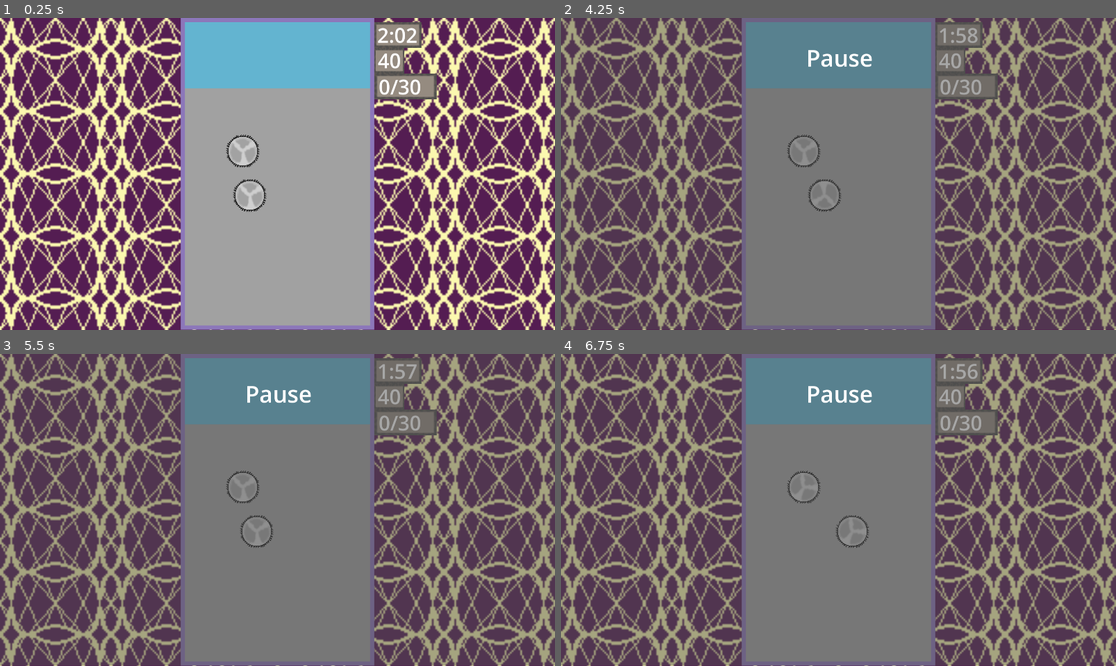
Above: before the commit, frames 1-4 (two rows, left to right).
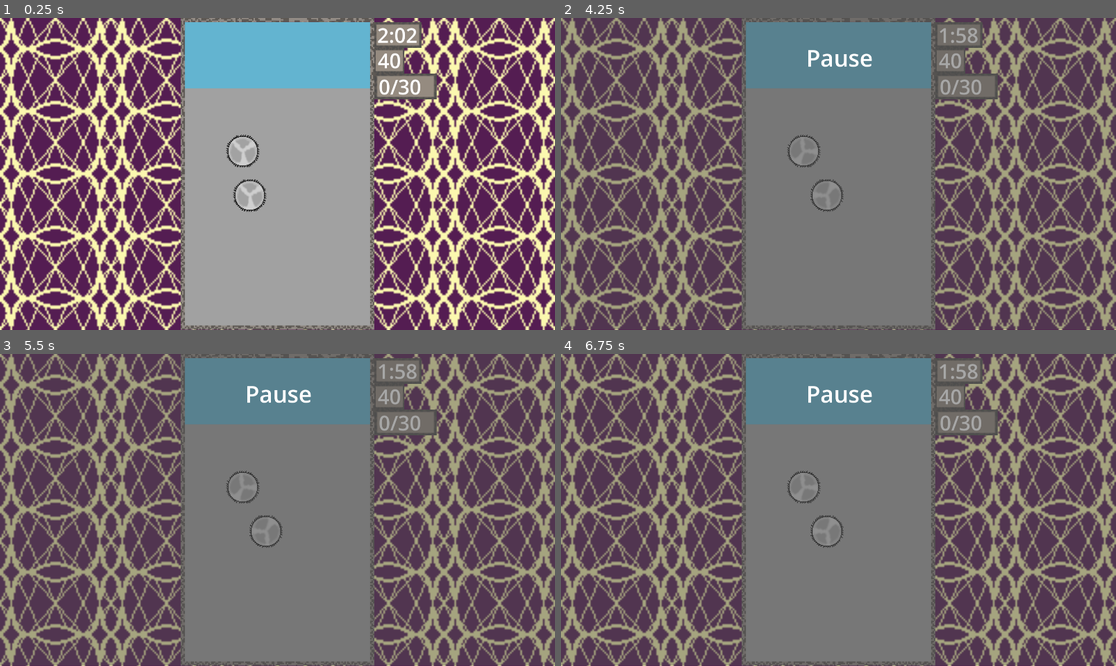
Above: after the commit, the same moments.

Repository: Awesomeness7/UNC-24-Fall-Jam-Senator-Pit
Game: Godot game, scene res://Scenes/main.tscn
Same seed, same stepped clock (60 frames per second), same inputs: the game is played once before the commit and once after it.
Inputs (mouse positions are in pixels of both pictures, inside the frame that each line leads up to):
- Up to frame 1 (0.25 s): no input
- Up to frame 2 (4.25 s): move the mouse to (960, 158) at 0.52 s; click (960, 158) at 0.67 s; move the mouse to (727, 189) at 1.27 s; click (727, 189) at 1.42 s; move the mouse to (894, 105) at 2.02 s; click (894, 105) at 2.17 s; move the mouse to (810, 236) at 2.77 s; click (810, 236) at 2.92 s; move the mouse to (1005, 220) at 3.52 s; click (1005, 220) at 3.67 s; tap Escape (escape) at 4.15 s
- Up to frame 3 (5.5 s): move the mouse to (111, 463) at 4.27 s; click (111, 463) at 4.42 s; move the mouse to (305, 510) at 5.02 s; click (305, 510) at 5.17 s
- Up to frame 4 (6.75 s): move the mouse to (755, 432) at 5.77 s; click (755, 432) at 5.92 s; move the mouse to (960, 494) at 6.52 s; click (960, 494) at 6.67 s

The runs differ from the first frame. In frame 1, 2.5% of the frame differs, in the area x 32-68%, y 0-100%; in frame 2, 2.5%; in frame 3, 2.5%, in the area x 32-76%, y 0-100%; in frame 4, 2.5%.

Commit message:
Implemented pause menu, frame sprite

Diff:
--- a/Scenes/main.tscn
+++ b/Scenes/main.tscn
@@ -1,23 +1,19 @@
-[gd_scene load_steps=5 format=3 uid="uid://jj6nbq41t02g"]
+[gd_scene load_steps=6 format=3 uid="uid://jj6nbq41t02g"]
 
 [ext_resource type="Script" path="res://Scripts/main.gd" id="1_2wllb"]
 [ext_resource type="PackedScene" uid="uid://id4r10exgoa6" path="res://Scenes/LevelOne/levelOne.tscn" id="2_anvor"]
 [ext_resource type="Texture2D" uid="uid://cjdel8qrqyxbe" path="res://Sprites/backgroundTiling.bmp" id="2_awryi"]
+[ext_resource type="Texture2D" uid="uid://bocy6xfc3h358" path="res://Sprites/frame.bmp" id="3_6jxty"]
 
 [sub_resource type="LabelSettings" id="LabelSettings_iayba"]
 font_size = 80
 
 [node name="main" type="Node2D"]
+process_mode = 3
 position = Vector2(0, -1)
 script = ExtResource("1_2wllb")
 
 [node name="background" type="Node2D" parent="."]
-
-[node name="placeholderSprite" type="ColorRect" parent="background"]
-offset_right = 1920.0
-offset_bottom = 1080.0
-color = Color(0.588128, 0.603388, 0.888314, 1)
-metadata/_edit_use_anchors_ = true
 
 [node name="TextureRect" type="TextureRect" parent="background"]
 offset_right = 1920.0
@@ -30,15 +26,16 @@
 [node name="pitFrame" type="Node2D" parent="."]
 position = Vector2(625, 0)
 
-[node name="placeholderSprite" type="ColorRect" parent="pitFrame"]
-offset_right = 670.0
-offset_bottom = 1080.0
-color = Color(0.54987, 0.468534, 0.728277, 1)
+[node name="Sprite2D" type="Sprite2D" parent="pitFrame"]
+position = Vector2(335, 540)
+texture = ExtResource("3_6jxty")
 
 [node name="activeLevel" parent="." instance=ExtResource("2_anvor")]
+process_mode = 1
 position = Vector2(640, 15)
 
 [node name="pauseMenu" type="Node2D" parent="."]
+process_mode = 3
 visible = false
 
 [node name="dimmerRect" type="ColorRect" parent="pauseMenu"]
--- a/Scripts/main.gd
+++ b/Scripts/main.gd
@@ -15,8 +15,10 @@
 
 	if paused:
 		pauseMenu.visible = true
+		activeLevel.get_tree().paused = true
 	else:
 		pauseMenu.visible = false
+		activeLevel.get_tree().paused = false
 
 # Called every frame. 'delta' is the elapsed time since the previous frame.
 func _process(_delta: float) -> void:
--- a/Scripts/senator.gd
+++ b/Scripts/senator.gd
@@ -5,6 +5,7 @@
 const GRAVITY = 300.0
 
 var deadSenatorSprite = load("res://Sprites/tempDeadSenator.bmp")
+@onready var animation = $AnimationPlayer
 
 # Crucial multipurpose variables
 var state: int = 0 # 0 = Passive, 1 = dead, 2 = standing up, 3 walking off stage
@@ -33,6 +34,7 @@
 	var sprite = get_node("./Sprite2D")
 	sprite.texture = deadSenatorSprite
 	sprite.hframes = 1
+	animation.stop()
 
 	onDeath.emit()
 
Binary file added: Sprites/frame.bmp
Not shown, added: Sprites/frame.bmp.import
